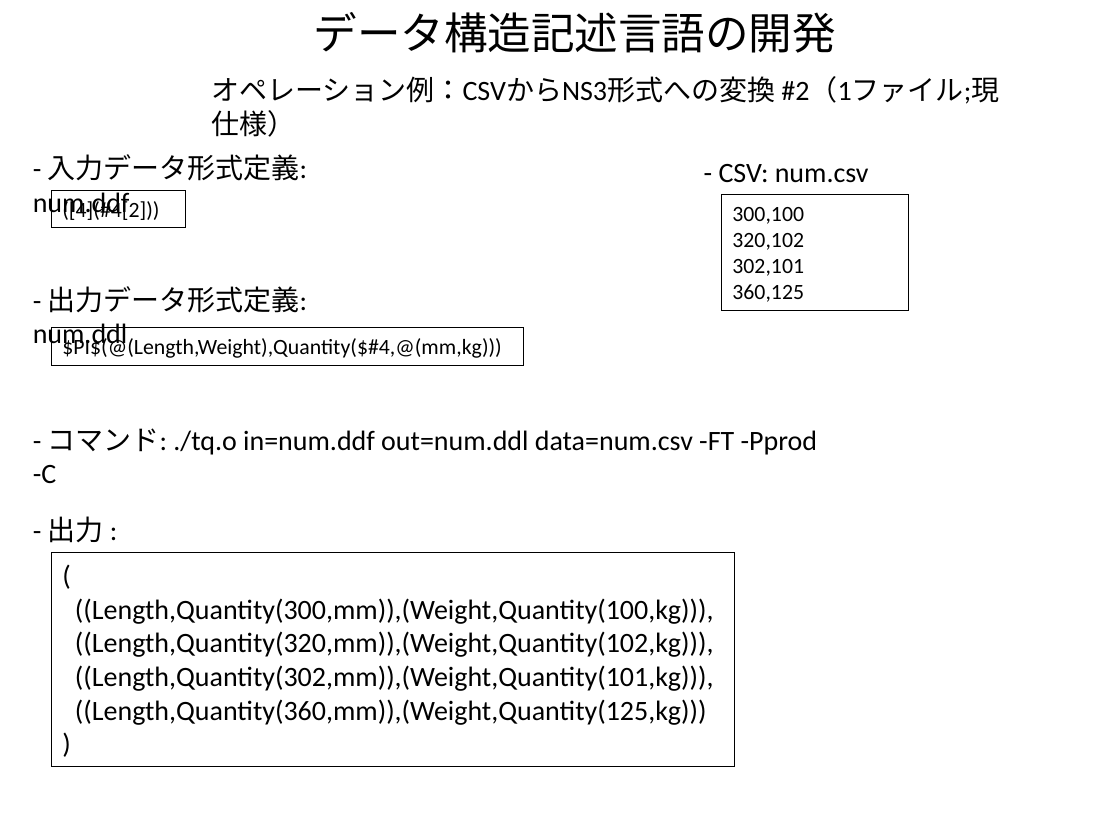
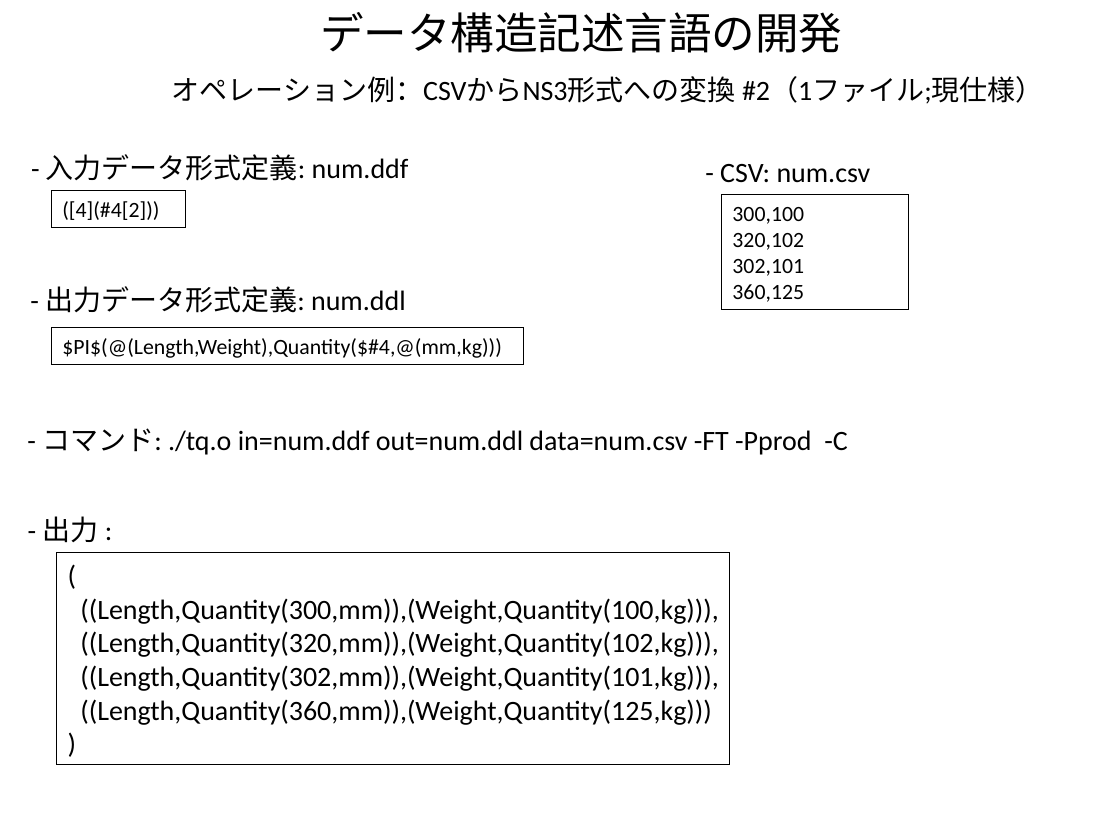
Before and after one commit to kouamano/RECURSIVE-SYSTEM, a slide deck: slide 6 of Document/tq_op_example.pptx. Drawn at 1120x840 pixels with LibreOffice and Linux fonts; fonts in the diff are those of the drawing. Boxes give left, top, right and bottom in pixels: in the first picture for what was removed or moved away, otherwise in the second. Text is boxed around its words. In the diff, an @@ line names an element or a change of style, - is before the commit and + after.

```diff
--- a/Document/tq_op_example.pptx
+++ b/Document/tq_op_example.pptx
@@ text "データ構造記述言語の開発" moved from (x1=314, y1=12, x2=836, y2=53) to (x1=320, y1=12, x2=842, y2=53) @@
@@ text "オペレーション例：CSVからNS3形式への変換 #2（1ファイル;現仕様）" rewrapped from (x1=211, y1=76, x2=999, y2=137) to (x1=172, y1=76, x2=1044, y2=104) @@
@@ text "- 入力データ形式定義: num.ddf" rewrapped from (x1=33, y1=154, x2=307, y2=218) to (x1=46, y1=154, x2=409, y2=181) @@
@@ text "- 出力データ形式定義: num.ddl" rewrapped from (x1=33, y1=286, x2=307, y2=350) to (x1=45, y1=286, x2=406, y2=313) @@
@@ text "- コマンド: ./tq.o in=num.ddf out=num.ddl ..." rewrapped from (x1=48, y1=428, x2=817, y2=455) to (x1=42, y1=428, x2=847, y2=455) @@
@@ text "- 出力 :" moved from (x1=48, y1=516, x2=104, y2=543) to (x1=43, y1=516, x2=99, y2=543) @@
@@ rectangle "(" resized from (x1=52, y1=552, x2=735, y2=767) to (x1=57, y1=552, x2=730, y2=765) @@
```
Also in this commit, not shown: 7 other slides changed.
